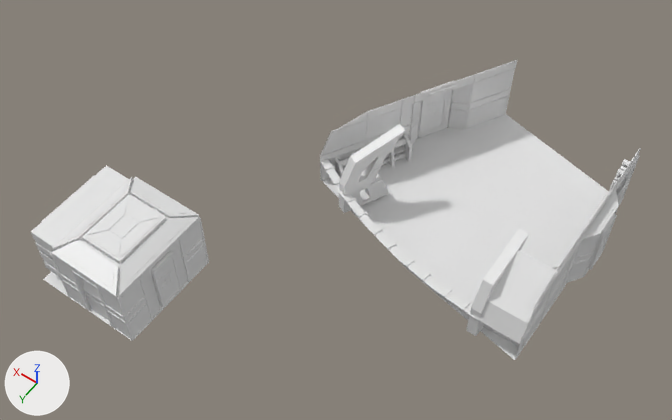
Before and after pictures for a commit that changed the Blender file BlenderSource/MonitorMessHall.blend.
Before and after are seen from a camera (50 mm lens) standing at (-15.9, 71.4, 94.3) and looking at (24.8, 14.5, 4.9). Every picture has the same lights, and +X, +Y and +Z are marked at lower left.

The scene before the commit, as lines of its bpy script (objects in view):
```python
me_cube = bpy.data.meshes.new('Cube')
me_cube.from_pydata(...)  # 6139 vertices, 4339 faces, 4 loose edges; spans x -3.8..49.8, y -16.4..40.7, z -0.2..11.4
me_cube.materials.append(mat_material)  # white #e7e7e7
ob_cube = bpy.data.objects.new('Cube', me_cube)
ob_cube.location = (0.0, 0.0, 0.0)
```
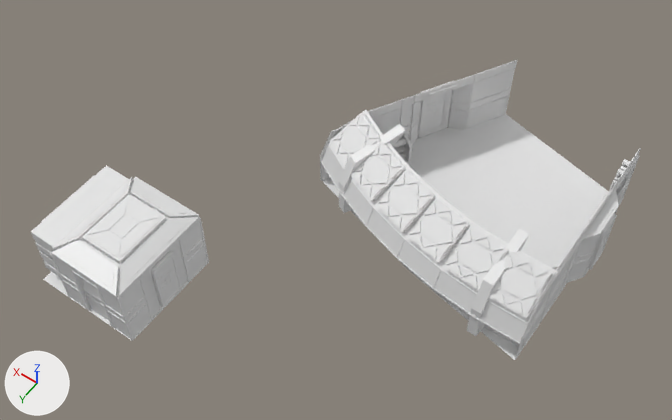
Boxes [x1, y1, x2, y2] around the edits, measured in the pictures (672 x 420 px):
```json
{"part": 1, "of": "me_cube", "change": "built on", "before": [423, 246, 558, 323], "after": [320, 110, 558, 344]}
```

Edits to the scene script, one JSON object a line:
```json
{"block": "me_cube", "where": "# used by ob_cube; location = (0.0, 0.0, 0.0)"}
{"op": "remove", "block": "me_cube", "code": "me_cube.from_pydata(...)  # 6139 vertices, 4339 faces, 4 loose edges; spans x -3.8..49.8, y -16.4..40.7, z -0.2..11.4"}
{"op": "add", "block": "me_cube", "code": "me_cube.from_pydata(...)  # 6946 vertices, 4973 faces, 4 loose edges; spans x -3.8..49.8, y -16.4..40.7, z -0.2..11.4"}
{"block": "me_cube", "change": "me_cube part 1: 1 vertex moved within x 2.8, y 13.0, z 6.0; 3 vertices removed from x 2.9..9.5, y 10.9..16.7, z 3.7..10.4; 810 vertices added at x -2.1..31.6, y 2.9..17.2, z 3.7..10.7"}
```
